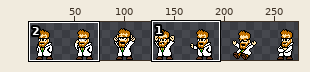
Sprite sheet: dr-cossack/sprites/sprite_left_40x40.png. The picture above shows the old version from afar; the outline marks the close-up.
Close-up. First the earlier version:
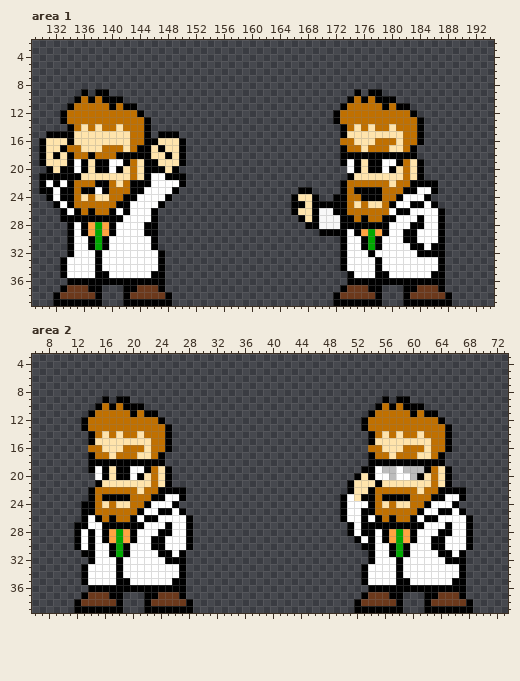
The file is 440x40 pixels. Colours within 5 levels of each other are drawn and written as one. Shown: area 1: x 129..194, y 2..39; area 2: x 6..73, y 3..39. The wide view leaves out empty margins. The commit also changed other parts of the picture, which this record leaves out.
The result:
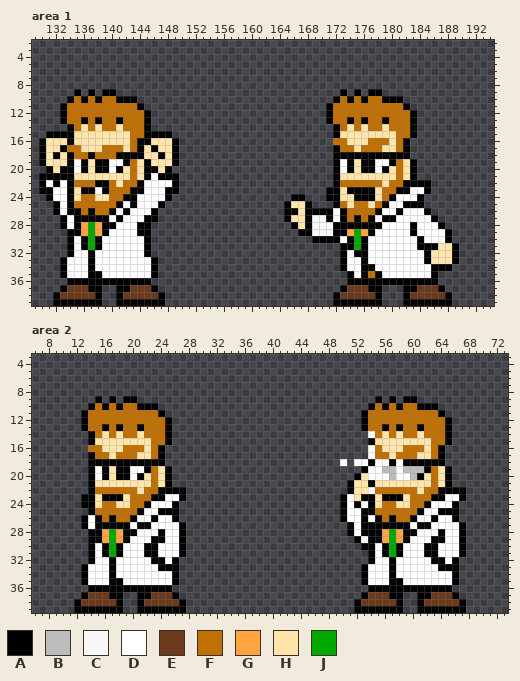
Palette (. is transparent): A #000000  B #bcbcbc  C #f8f8f8  D #ffffff  E #6c391c  F #c07000  G #ffa440  H #ffe4ac  J #00a800
The edit:
Changed rows in their new state; - is an unchanged pixel.
Area 1:
first column x 132:
 9 ---A.A.-A--------------------------------A----------------
10 --AFAFAFF-AA----------------------------AF----F--A--------
11 -AF-----F-FFA--------------------------AFF-----F-F--------
12 ------------FA-------------------------AF-----------------
13 ----A-A--A-----------------------------AF-A-A--A---A.-----
14 ----------------------------------------AFHFHF-HF--A.-----
15 --------------A--.----------------------AH-------F-A.-----
16 ------------A-H--A.---------------------F-H--F--HFA..-----
17 -------------HAH-A.---------------------AF-HF--H-FA.------
18 -------------H-AHA.---------------------A----------.------
19 --------------H--A.---------------------ADAHA-D-AFHA.-----
20 ---------------HA.----------------------ADAHA-DAHFHA.-----
21 ---H-----------A--.---------------------AHH------FHA.-----
22 -----------F-D---A.---------------------AF-----HF-A---.---
23 -D-H------------A------------------..--AAHA---H--A-D-A.---
24 -D-HF------------------------------A..-A-HHA--H-AD--A.----
25 ----------DA---------------------AHHA...-FHF--FAD-A--..---
26 ADA------------------------------A--A-AAD-----AD--D--A..--
27 --D-----D----A-------------------AHHAC-AD-FAFAD-----D-A.--
28 -ADAGJGA----A-.-------------------AH-C--A------D----D-----
29 ---AGJGAD---A-.--------------------AACCC--GJ-ADD--D----DA-
30 ----AJAD-----A.----------------------AAAADAJ-DD---DDA--DA-
31 ----AJAD-----A.---------------------------AJ-DD----D-A-HHA
32 -----AD------A..---------------------------AAD------D-HHHA
33 -----AD-------A.----------------------------A-D------AHHHA
34 -----AD-------A.----------------------------AAD-------A-A-
35 -----A-D-------.----------------------------AF-D-------.--
36 --------------..---------------------------------------.--
37 ---------A-E--A.------------------------------------------
38 ---------AE----A.-----------------------------------------
39 ---------A------.-----------------------------------------
Area 2:
first column x 12:
 9 ---A.A.-A----------------------------------A.A.-A--------
10 --AFAFAFF-AA------------------------------AFAFAFF-AA-----
11 -AF-----F-FFA----------------------------AF-----F-FFA----
12 ------------FA--------------------------------------FA---
13 ----A-A--A----------------------------------A-A--A-------
14 ------------------------------------------D--------------
16 ------------A.----------------------------D---------A.---
17 ------------------------------------------D--------------
18 --------------------------------------D-DD-DD-D----------
19 ------------------------------------------D--------------
20 --A---------------------------------------D--------------
21 --AH--------------------------------------AH-------------
22 ------------------------------------------D--------------
23 -A-H---H-----------------------------------H---H---------
24 ---HF-----------------------------------A--HF------------
25 -.------------A.--------------------------------------A.-
26 ----------D---A..---------------------------------D---A..
27 .--A----D-A--D-A.-------------------------------D-A--D-A.
28 ..-AGJGA-----D-A.--------------------------AGJGA-----D-A.
29 ..-AGJGAD------A.--------------------------AGJGAD------A.
30 ..--AJAD--A-D--A.---------------------------AJAD--A-D--A.
31 -.--AJAD--AADD------------------------------AJAD--AADD---
32 -----AD----AAD-.-----------------------------AD----AAD-.-
33 -----AD-----AAA.-----------------------------AD-----AAA.-
34 -----AD-------A.-----------------------------AD-------A.-
35 -----A-D-------.-----------------------------A-D-------.-
36 --------------..--------------------------------------..-
37 ---------A-E--A.---------------------------------A-E--A.-
38 ---------AE----A.--------------------------------AE----A.
39 ---------A------.--------------------------------A------.
Boxes around the changes in both close-ups, in picture pixels (x1, y1, x2, y2):
changed: (53, 89, 186, 306)
changed: (284, 89, 459, 285)
changed: (81, 396, 172, 452)
changed: (340, 396, 473, 613)
changed: (74, 473, 193, 613)
